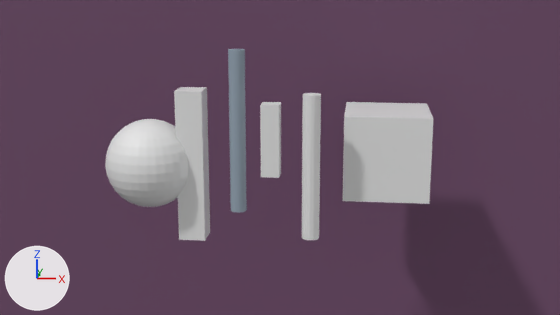
An edit to the Blender file public/models/tester-03.blend, drawn before and after from the same camera.
Before and after are seen from the file's camera 'Camera'. Every picture has the same lights, and +X, +Y and +Z are marked at lower left.
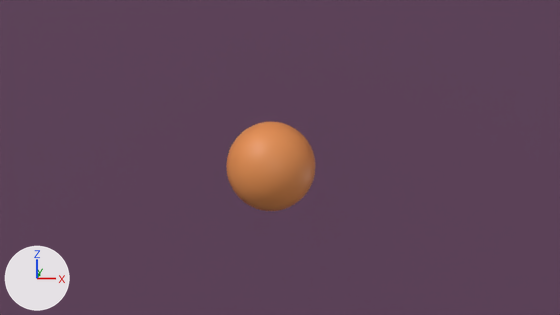
Boxes [x1, y1, x2, y2] around the edits, measured in the pictures (560 x 315 px):
'Cube.001', deleted
    before: [342, 102, 433, 204]
'Head.001', added (orange)
    after: [227, 122, 315, 211]
'Sphere', deleted
    before: [105, 119, 189, 207]
'Cube.002', deleted
    before: [174, 87, 210, 241]
'Cylinder.001', deleted
    before: [228, 49, 247, 213]
'Cylinder', deleted
    before: [302, 93, 321, 240]
'Cube', deleted
    before: [260, 102, 281, 178]

Diff of the bpy script that builds the scene:
```diff
--- a/public/models/tester-03.blend.py
+++ b/public/models/tester-03.blend.py
@@ mat_material_002 @@
+mat_material_002 = principled_material('Material.002')
+mat_material_002.base_color = (0.0, 0.0, 0.0)  # black #000000
@@ mat_material_001 @@
+mat_material_001 = principled_material('Material.001')
+mat_material_001.base_color = (0.8, 0.282, 0.082)  # orange #e79151
@@ me_sphere_006 @@
+me_sphere_006.from_pydata(...)  # 583 vertices, 598 faces; spans x -1.0..1.0, y -1.0..1.0, z -1.0..1.0
+me_sphere_006.polygons.foreach_set('use_smooth', [True] * 598)
+# faces by material slot: [526, 72]
+me_sphere_006.materials.append(mat_material_001)  # orange #e79151
+me_sphere_006.materials.append(mat_material_002)  # black #000000
@@ me_sphere_016 @@
+me_sphere_016.from_pydata(...)  # 289 vertices, 288 faces; spans x -0.192..0.192, y -0.264..0.108, z -0.036..0.222
+me_sphere_016.polygons.foreach_set('use_smooth', [True] * 288)
+me_sphere_016.materials.append(mat_material_001)  # orange #e79151
@@ ob_cylinder_001 @@
-ob_cylinder_001 = bpy.data.objects.new('Cylinder.001', me_cylinder_001)
-ob_cylinder_001.location = (-0.74, 0.0, 0.77)
-ob_cylinder_001.scale = (1.81, 1.81, 1.81)
@@ ob_sphere @@
-ob_sphere = bpy.data.objects.new('Sphere', me_sphere)
-ob_sphere.location = (-2.75, 0.0, 0.0)
@@ ob_cube @@
-ob_cube = bpy.data.objects.new('Cube', me_cube_003)
-ob_cube.location = (0.0, 0.0, 0.0)
-ob_cube.scale = (0.204, 0.204, 0.204)
@@ ob_cube_002 @@
-ob_cube_002 = bpy.data.objects.new('Cube.002', me_cube_004)
-ob_cube_002.location = (-1.77, 0.0, 0.0)
-ob_cube_002.scale = (0.3, 0.3, 0.3)
@@ ob_cylinder @@
-ob_cylinder = bpy.data.objects.new('Cylinder', me_cylinder)
-ob_cylinder.location = (0.89, 0.0, 0.0)
-ob_cylinder.scale = (0.2, 0.2, 0.2)
@@ ob_cube_001 @@
-ob_cube_001 = bpy.data.objects.new('Cube.001', me_cube_002)
-ob_cube_001.location = (2.58, 1.81, 0.0)
@@ ob_sphere_001 @@
+ob_sphere_001 = bpy.data.objects.new('Sphere.001', me_sphere_016)
+ob_sphere_001.parent = ob_head_001
+ob_sphere_001.location = (-0.435, -0.776, 0.121)
+ob_sphere_001.rotation_euler = (-0.184, 0.0, 0.0)  # degrees (-11, 0, 0)
@@ ob_head_001 @@
+ob_head_001 = bpy.data.objects.new('Head.001', me_sphere_006)
+ob_head_001.parent = ob_dude
+ob_head_001.location = (0.0, 0.0, 0.0)
+ob_head_001.rotation_euler = (0.0, 0.0, 2.796)  # degrees (0, 0, 160)
+_m = ob_head_001.modifiers.new('Subdivision', 'SUBSURF')
+_m.levels = 2
@@ ob_dude @@
+ob_dude = bpy.data.objects.new('Dude', None)
+ob_dude.location = (0.0, 0.0, 0.0)
```
